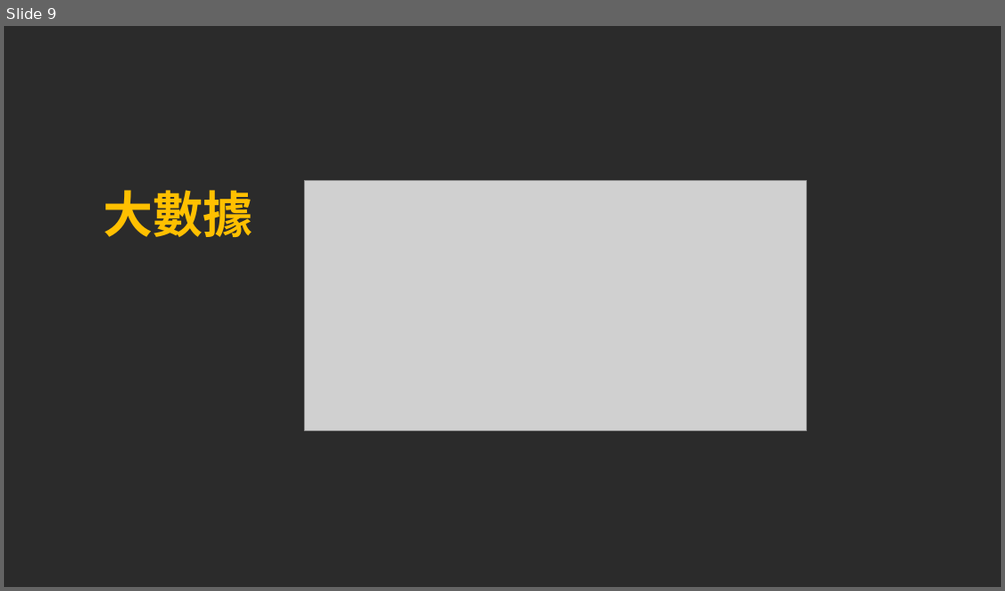
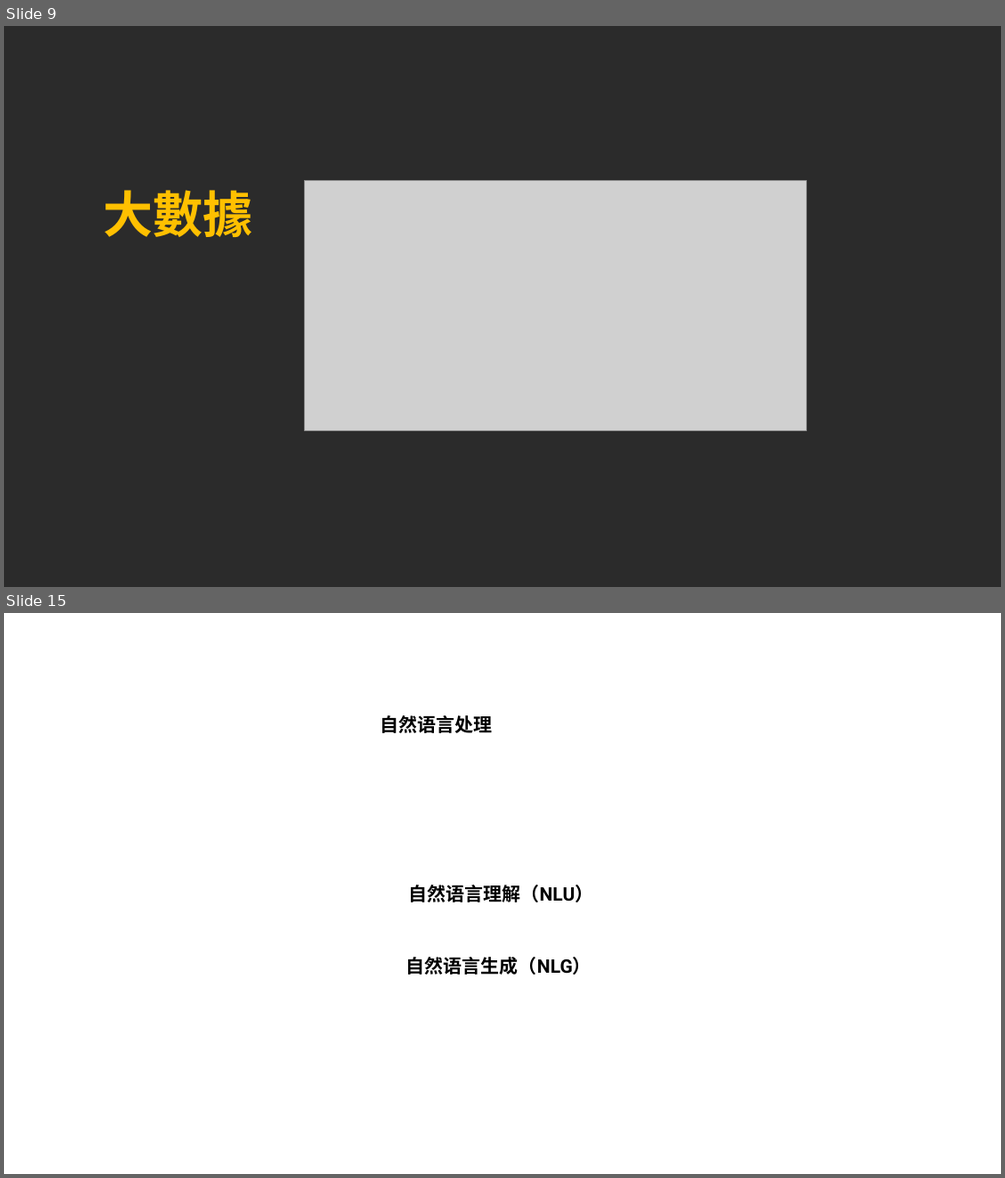
Before and after one commit to pcmsricky/chatbot, a slide deck: NLP2.pptx. Shown one above the other, each under a label of ours: slide 9 before the commit, slides 9 and 15 after it; the slides between them are not shown. The pictures are 1005x591 and 1005x1178 pixels, drawn with LibreOffice and Linux fonts; fonts in the diff are those of the drawing; grey boxes stand for pictures; background and template pictures are left out; a plain dark background stands for a picture behind light text. Boxes give left, top, right and bottom in pixels: in the first picture for what was removed or moved away, otherwise in the second. Text is boxed around its words. In the diff, an @@ line names an element or a change of style, - is before the commit and + after.

```diff
--- a/NLP2.pptx
+++ b/NLP2.pptx
@@ slide 15 added at <box>4,613,1001,1174</box>, background picture (left out) @@
@@ text added at <box>380,715,492,733</box>, 18 pt, text #000000, bold @@
+自然语言处理
@@ text added at <box>409,884,594,902</box>, 18 pt, text #000000, bold @@
+自然语言理解（NLU）
@@ text added at <box>406,957,591,974</box>, 18 pt, text #000000, bold @@
+自然语言生成（NLG）
```
Also in this commit, not shown: 6 slides changed, 5 other slides added, 2 other files.
